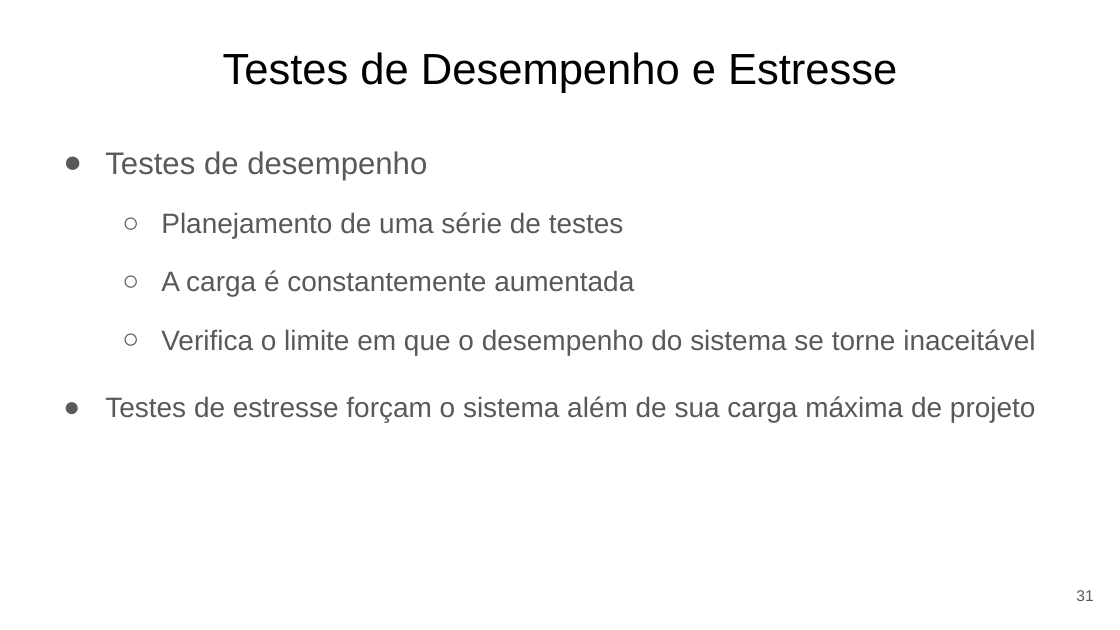
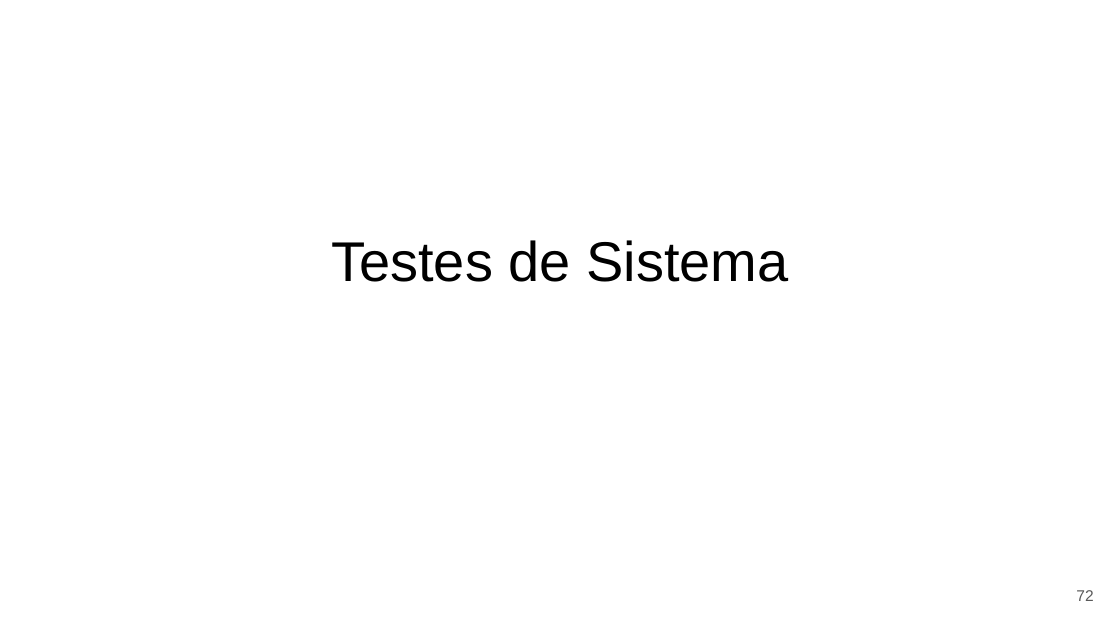
Before and after one commit to eduardocunha11/firstblog, a slide deck: slide 72 of aulas/gsi526/aula9-testes.pptx (slide 31 before the commit). Drawn at 1120x630 pixels with LibreOffice and Linux fonts; fonts in the diff are those of the drawing. Boxes give left, top, right and bottom in pixels: in the first picture for what was removed or moved away, otherwise in the second. Text is boxed around its words. In the diff, an @@ line names an element or a change of style, - is before the commit and + after.

Commit message:
aula sobre testes de software

```diff
--- a/aulas/gsi526/aula9-testes.pptx
+++ b/aulas/gsi526/aula9-testes.pptx
@@ title removed at box(223, 52, 897, 93) @@
-Testes de Desempenho e Estresse
@@ text removed at box(105, 151, 1036, 422) @@
-● Testes de desempenho
-  ○ Planejamento de uma série de testes
-  ○ A carga é constantemente aumentada
-  ○ Verifica o limite em que o desempenho do sistema se torne inaceitável
-● Testes de estresse forçam o sistema além de sua carga máxima de projeto
@@ title added at box(331, 240, 788, 282), 36 pt, text #000000 @@
+Testes de Sistema
@@ page number at box(1076, 590, 1093, 601): text changed @@
-31
+72
```
Also in this commit, not shown: 5 other slides changed, 73 slides added, 26 slides removed, 1 other file.
